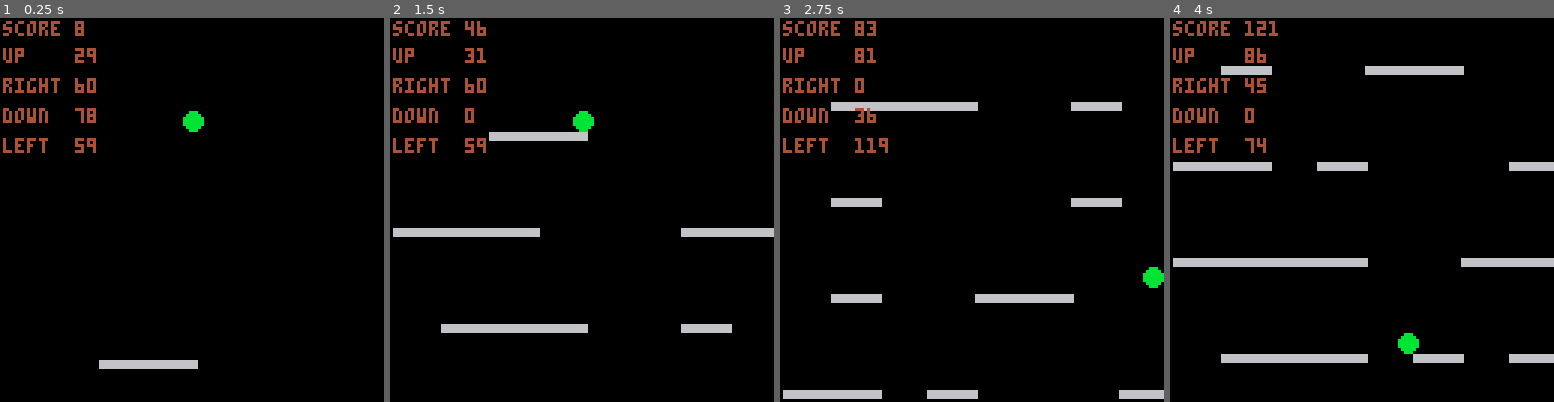
Above: before the commit, frames 1-4 (left to right).
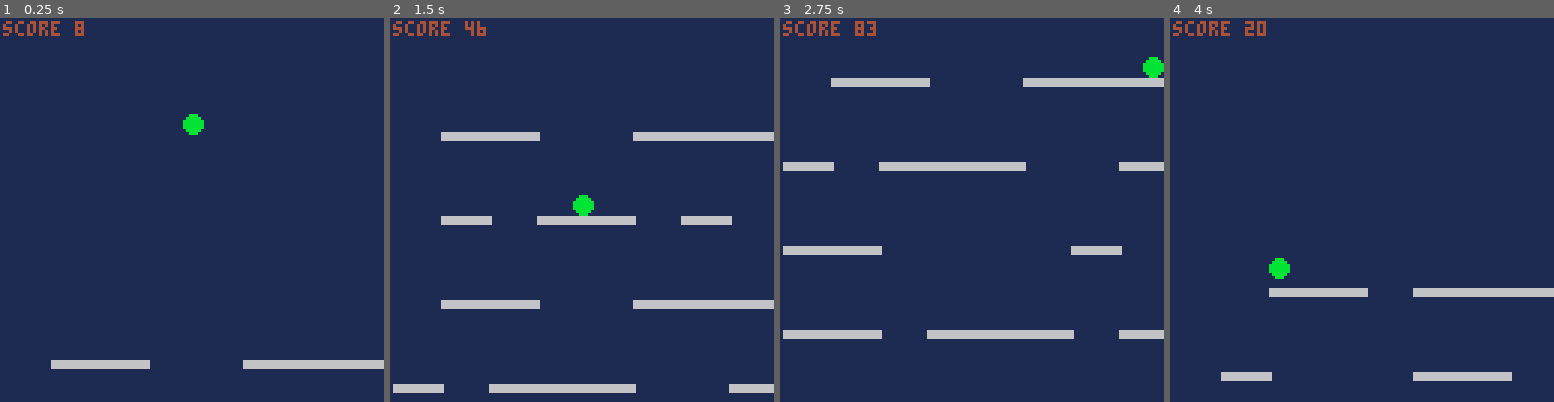
Above: after the commit, the same moments.

Repository: BubDZombie/pico-8-carts
Game: PICO-8 cartridge carts/falling-down.p8
Same seed, same stepped clock (60 frames per second), same inputs: the game is played once before the commit and once after it.
Inputs:
- Up to frame 1 (0.25 s): no input
- Up to frame 2 (1.5 s): tap O (Z key) at 0.7 s
- Up to frame 3 (2.75 s): hold Right 1.6-2.1 s; tap O (Z key) at 1.7, 2.1, 2.5 s; hold Right from 2.47 s (still down)
- Up to frame 4 (4 s): tap O (Z key) at 2.9, 3.3, 3.7 s; release Right at 3.03 s; hold Left 3.08-3.58 s

The runs differ from the first frame. In frame 1, 99% of the frame differs, in the area x 0-100%, y 0-100%; in frame 2, 99%; in frame 3, 100%; in frame 4, 100%.

Commit message:
Tuning in speed for Falling Down.

Diff:
--- a/carts/falling-down.p8
+++ b/carts/falling-down.p8
@@ -1,13 +1,12 @@
 pico-8 cartridge // http://www.pico-8.com
 version 43
 __lua__
-arrow_speed=3
-camera_speed=2
+arrow_speed=4
 ball={
   x=64,
   y=10,
   size=3,
-  speed=3,
+  speed=4,
   up_space=0,
   right_space=0,
   down_space=0,
@@ -19,9 +18,7 @@
 platforms={}
 platform_w=16
 platform_h=2
-spread=32
-score=0
-bg_color=0
+bg_color=1
 text_color=4
 
 function check_space()
@@ -121,9 +118,9 @@
 end
 
 function lift()
-  if ball.down_space == 0
+  if ball.down_space < camera_speed
       and ball.y < 128 - ball.size then
-    ball.y-=camera_speed
+    ball.y-=camera_speed - ball.down_space
     printh("move ball up "..camera_speed.." to "..ball.y)
   end
   printh("move platforms up "..camera_speed)
@@ -149,7 +146,7 @@
     local newbies={}
     full=128/platform_w
     for x = 1, 128, platform_w do
-      if rnd(64) > spread then
+      if rnd(platform_chance) > spread then
       --if rnd(256) > spread then
         new={x=x,y=128}
         add(platforms,new)
@@ -161,7 +158,7 @@
       del(platforms,remove)
     end
     if spread > ball.size * 2 + platform_h * 2
-        and rnd() > 0.75
+        and rnd() < spread_shrink_chance
         then
       spread-=1
     end
@@ -178,15 +175,60 @@
 
 function check_reset()
   if btn(4) then
-    score=0
-    ball.x=64
-    ball.y=ball.size
-    ball.alive=true
-    ball.can_fall=true
-    for p in all(platforms) do
-      del(platforms, p)
-    end
-  end
+    reset_game()
+  end
+end
+
+function reset_game()
+  ball.x=64
+  ball.y=ball.size
+  ball.alive=true
+  ball.can_fall=true
+  camera_speed=2
+  score=0
+  spread=28
+  spread_shrink_chance=0.10
+  platform_chance=2*spread
+  for p in all(platforms) do
+    del(platforms, p)
+  end
+end
+
+function draw_game()
+  circfill(
+    ball.x,
+    ball.y,
+    ball.size,
+    ball.color
+  )
+  for p in all(platforms) do
+    rectfill(
+      p.x,
+      p.y,
+      p.x+platform_w,
+      p.y+platform_h,
+      6
+    )
+  end
+  print("score "..score,1,1,text_color)
+end
+
+function draw_score()
+  print(score,64,64,text_color)
+  print("z to restart",64,96,text_color)
+end
+
+function _draw()
+  rectfill(0,0,128,128,bg_color)
+  if ball.alive then
+    draw_game()
+  else
+    draw_score()
+  end
+end
+
+function _init()
+  reset_game()
 end
 
 function _update()
@@ -203,43 +245,6 @@
     check_reset()
   end
 end
-
-function draw_game()
-  circfill(
-    ball.x,
-    ball.y,
-    ball.size,
-    ball.color
-  )
-  for p in all(platforms) do
-    rectfill(
-      p.x,
-      p.y,
-      p.x+platform_w,
-      p.y+platform_h,
-      6
-    )
-  end
-  print("score "..score,1,1,text_color)
-  print("up    "..ball.up_space,1,10,text_color)
-  print("right "..ball.right_space,1,20,text_color)
-  print("down  "..ball.down_space,1,30,text_color)
-  print("left  "..ball.left_space,1,40,text_color)
-end
-
-function draw_score()
-  print(score,64,64,text_color)
-  print("0 to restart",64,96,text_color)
-end
-
-function _draw()
-  rectfill(0,0,128,128,bg_color)
-  if ball.alive then
-    draw_game()
-  else
-    draw_score()
-  end
-end
 __gfx__
 00000000000000000000000000000000000000000000000000000000000000000000000000000000000000000000000000000000000000000000000000000000
 00000000000000000000000000000000000000000000000000000000000000000000000000000000000000000000000000000000000000000000000000000000
